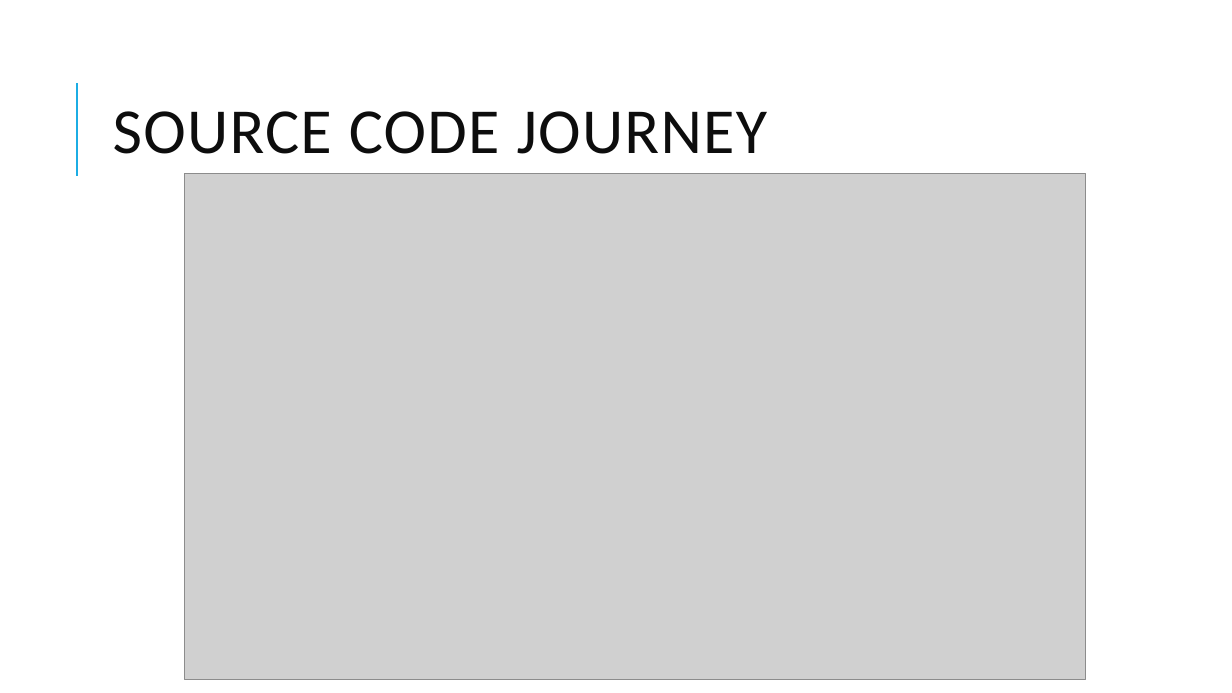
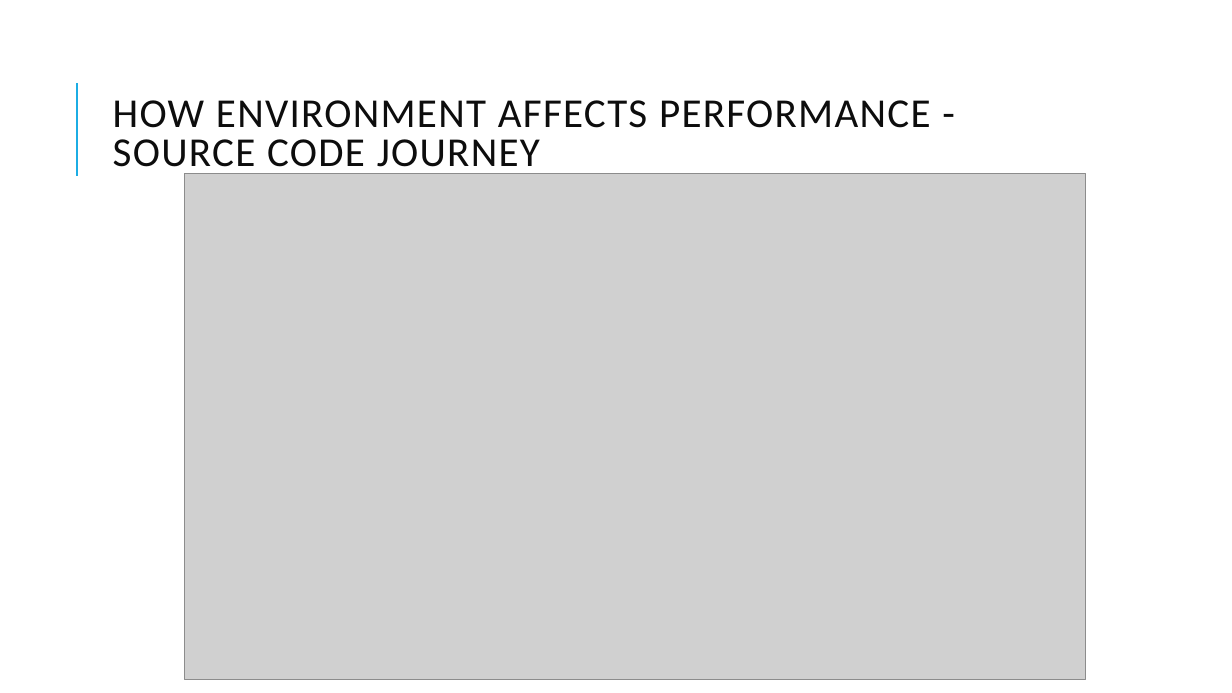
Before and after one commit to sheltertake/dotbench-workshop, a slide deck: slide 9 of intro.pptx (slide 7 before the commit). Drawn at 1232x693 pixels with LibreOffice and Linux fonts; fonts in the diff are those of the drawing; grey boxes stand for pictures. Boxes give left, top, right and bottom in pixels: in the first picture for what was removed or moved away, otherwise in the second. Text is boxed around its words. In the diff, an @@ line names an element or a change of style, - is before the commit and + after.

Commit message:
wip

```diff
--- a/intro.pptx
+++ b/intro.pptx
@@ title at (113, 100, 931, 176): text changed; size 50 to 32 pt @@
-SOURCE CODE JOURNEY
+HOW ENVIRONMENT AFFECTS PERFORMANCE - SOURCE CODE JOURNEY
```
Also in this commit, not shown: 2 other slides changed, 7 slides added, 1 slide removed.
